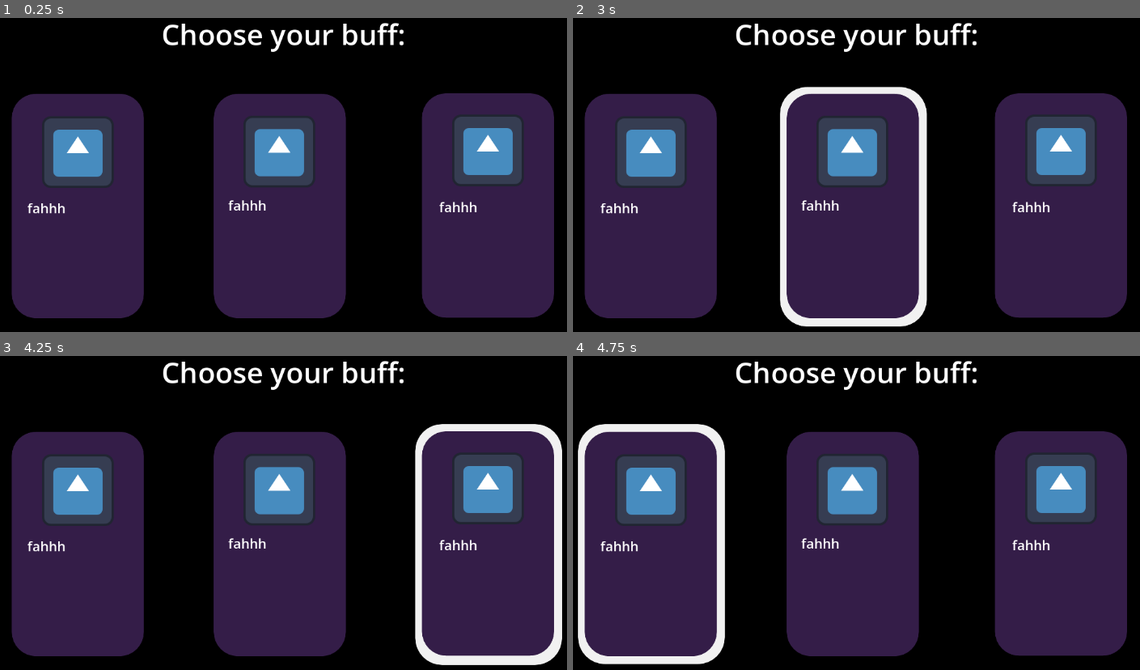
Above: before the commit, frames 1-4 (two rows, left to right).
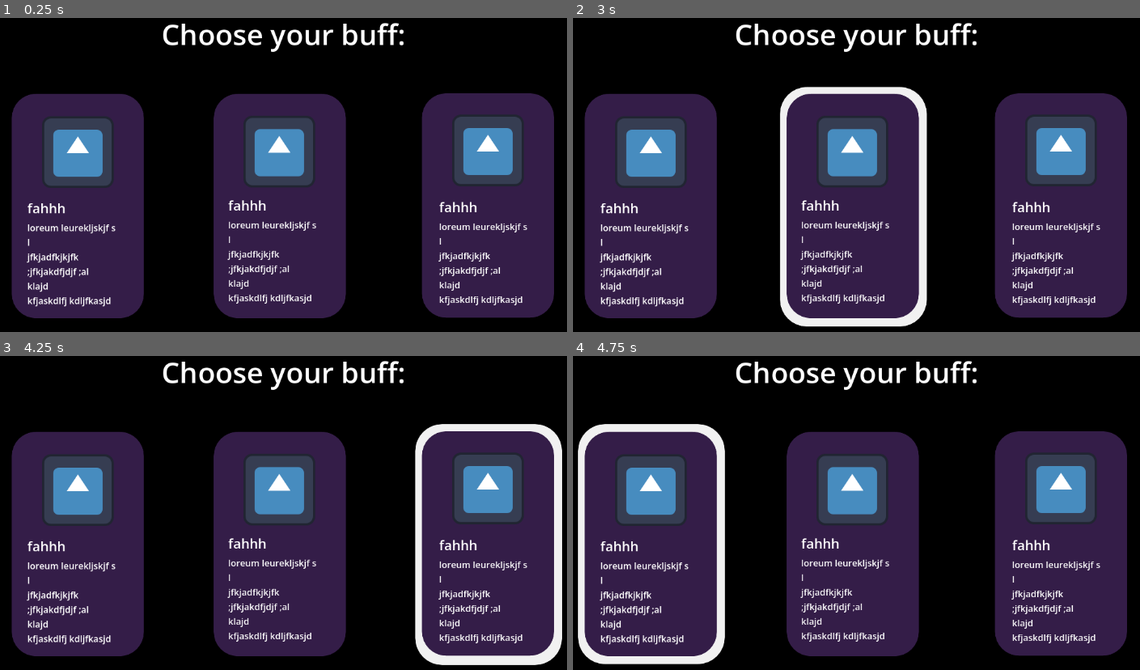
Above: after the commit, the same moments.

Repository: jyoshitanair/cold-world
Game: Godot game, scene res://scenes/buffs.tscn
Two runs of this game, one before a commit and one after it. Both use one fixed random seed, a clock stepped at 60 frames per second and the inputs below. This scene is started directly instead of the project's main scene. The engine's default icon, where the game draws it, is replaced by a stand-in: a white triangle on a blue panel in a dark square.
Inputs (mouse positions are in pixels of both pictures, inside the frame that each line leads up to):
- Up to frame 1 (0.25 s): no input
- Up to frame 2 (3 s): tap Enter at 0.5, 2 s; move the mouse to (998, 156) at 0.52 s; hold D (player_1_right) 0.53-2.03 s; click (998, 156) at 0.6 s; tap W (player_1_jump) at 0.77, 1.52 s; tap Space at 1.25, 2.75 s; move the mouse to (726, 193) at 1.27 s; tap Left (player_2_left) at 1.35 s; move the mouse to (924, 93) at 2.02 s; hold A (player_1_left) 2.03-2.78 s; tap Right (player_2_right) at 2.1 s; move the mouse to (822, 247) at 2.77 s; hold D (player_1_right) from 2.78 s (still down); click (822, 247) at 2.85 s
- Up to frame 3 (4.25 s): keep holding D (player_1_right); tap W (player_1_jump) at 3.02, 3.77 s; tap Enter at 3.5 s; move the mouse to (476, 566) at 3.52 s; tap Left (player_2_left) at 3.6 s
- Up to frame 4 (4.75 s): tap Space at 4.25 s; move the mouse to (663, 459) at 4.27 s; release D (player_1_right) at 4.28 s; hold A (player_1_left) from 4.28 s (still down); tap Right (player_2_right) at 4.35 s; tap W (player_1_jump) at 4.52 s

The runs differ from the first frame. In frame 1, 2.2% of the frame differs, in the area x 4-94%, y 64-93%; in frame 2, 2.2%; in frame 3, 2.2%; in frame 4, 2.2%.

Commit message:
stashy stashy

Diff:
--- a/scenes/buffs.tscn
+++ b/scenes/buffs.tscn
@@ -112,6 +112,18 @@
 theme_override_font_sizes/font_size = 24
 text = "text"
 
+[node name="Label" type="Label" parent="label1" unique_id=1585446540]
+layout_mode = 0
+offset_top = 40.0
+offset_right = 202.0
+offset_bottom = 193.0
+text = "loreum leurekljskjf s
+l
+jfkjadfkjkjfk
+;jfkjakdfjdjf ;al
+klajd
+kfjaskdlfj kdljfkasjd"
+
 [node name="label2" type="Label" parent="." unique_id=1421955891]
 offset_left = 476.0
 offset_top = 362.0
@@ -119,6 +131,18 @@
 offset_bottom = 415.0
 theme_override_font_sizes/font_size = 24
 text = "text"
+
+[node name="Label" type="Label" parent="label2" unique_id=247333988]
+layout_mode = 0
+offset_top = 40.0
+offset_right = 202.0
+offset_bottom = 193.0
+text = "loreum leurekljskjf s
+l
+jfkjadfkjkjfk
+;jfkjakdfjdjf ;al
+klajd
+kfjaskdlfj kdljfkasjd"
 
 [node name="label3" type="Label" parent="." unique_id=888252751]
 offset_left = 852.0
@@ -128,6 +152,18 @@
 theme_override_font_sizes/font_size = 24
 text = "text"
 
+[node name="Label" type="Label" parent="label3" unique_id=1040774164]
+layout_mode = 0
+offset_top = 40.0
+offset_right = 202.0
+offset_bottom = 193.0
+text = "loreum leurekljskjf s
+l
+jfkjadfkjkjfk
+;jfkjakdfjdjf ;al
+klajd
+kfjaskdlfj kdljfkasjd"
+
 [connection signal="mouse_entered" from="cards-constant/slide1" to="." method="_on_slide_1_mouse_entered"]
 [connection signal="mouse_exited" from="cards-constant/slide1" to="." method="_on_slide_1_mouse_exited"]
 [connection signal="mouse_entered" from="cards-constant/slide2" to="." method="_on_slide_2_mouse_entered"]
--- a/scripts/Manager.gd
+++ b/scripts/Manager.gd
@@ -1,5 +1,7 @@
 extends Node
-
+var powerup1
+var powerup2
+var powerup3
 
 # Called when the node enters the scene tree for the first time.
 func _ready() -> void:
@@ -8,4 +10,4 @@
 
 # Called every frame. 'delta' is the elapsed time since the previous frame.
 func _process(delta: float) -> void:
-	print("hi")
+	pass
--- a/scripts/buffs.gd
+++ b/scripts/buffs.gd
@@ -14,6 +14,10 @@
 @export var text1 = "fahhh"
 @export var text2 = "fahhh"
 @export var text3 = "fahhh"
+@export var power_percent1 = ["speed", 0.1]
+@export var power_percent2 = ["speed", 0.1]
+@export var power_percent3 = ["speed", 0.1]
+#boost names: speed,warmth,jackpot,jump, hot_potato, double_jump, unity
 # Called when the node enters the scene tree for the first time.
 func _ready() -> void:
 	image_1.texture = img1
@@ -22,6 +26,10 @@
 	label_1.text = text1
 	label_2.text = text2
 	label_3.text = text1
+	for i in range(1,3):
+		var name = "power_percent%d"%i
+		var powerup = name[0]
+		var percent = name[1]
 # Called every frame. 'delta' is the elapsed time since the previous frame.
 func _process(delta: float) -> void:
 	pass
